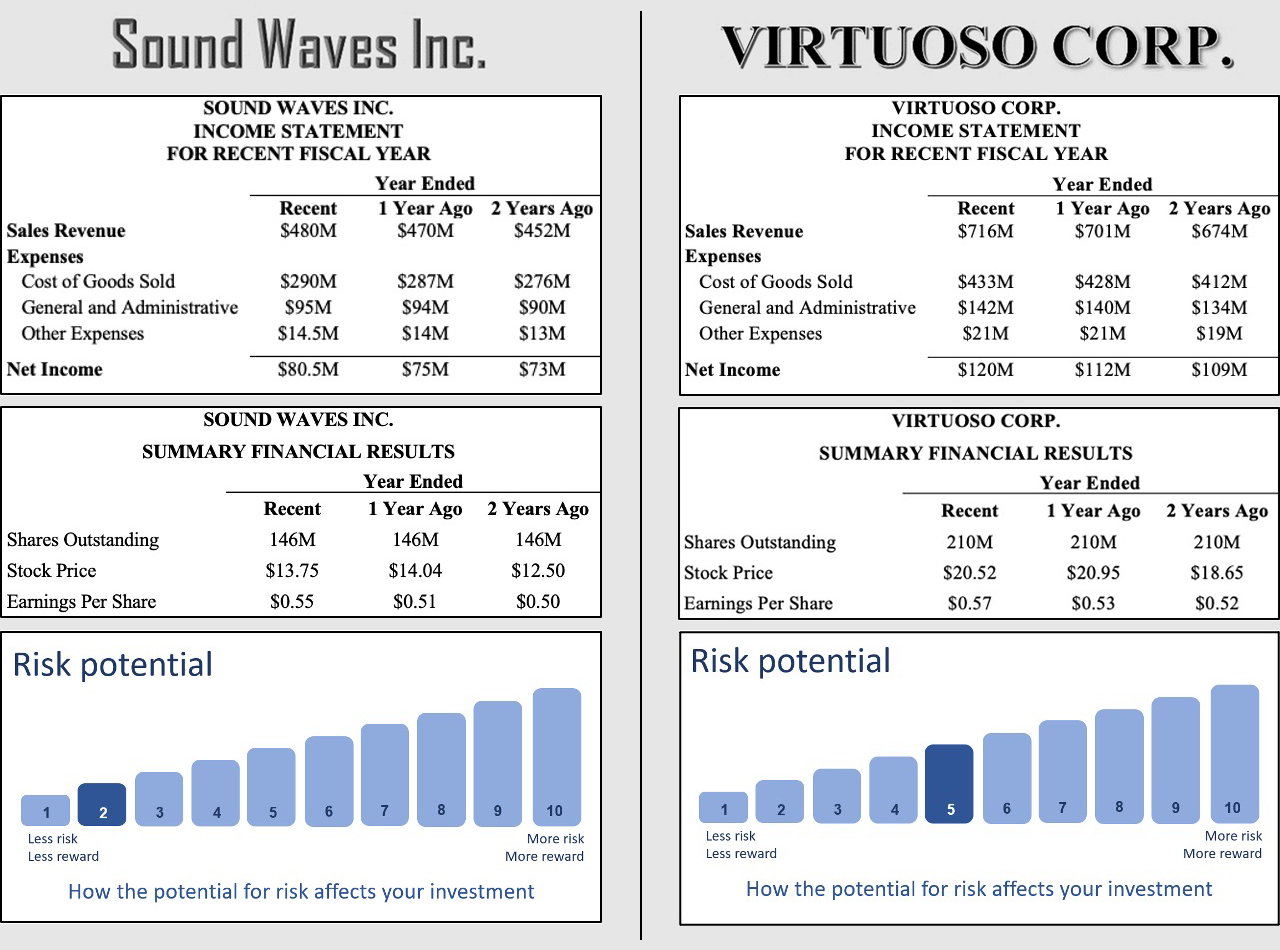
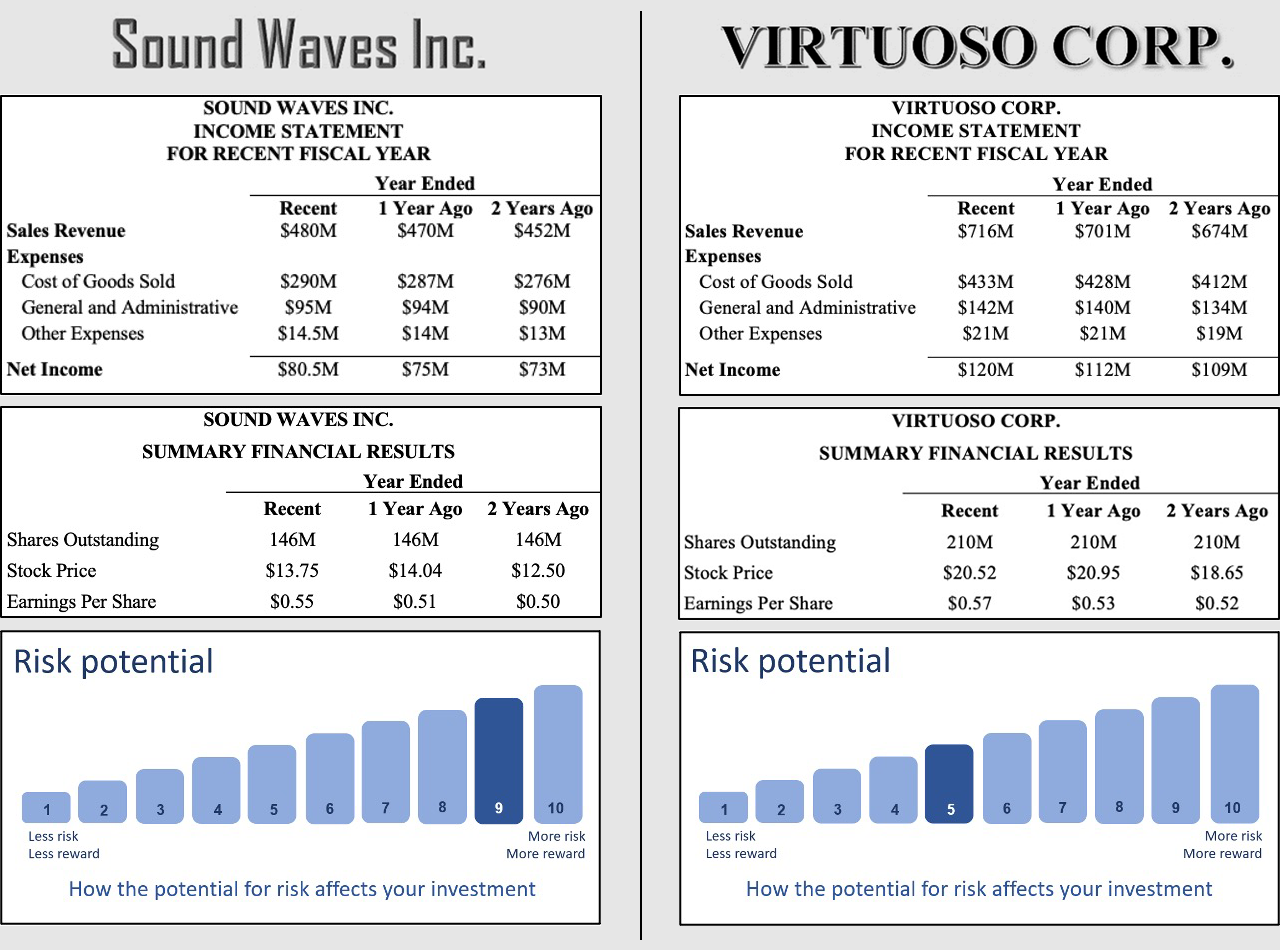
The second w=1280, h=950 image is a revision of the first. Changes to its layers:
showed "risk_9" over [0, 630, 601, 926]
hid "risk_2" over [0, 630, 602, 924]
